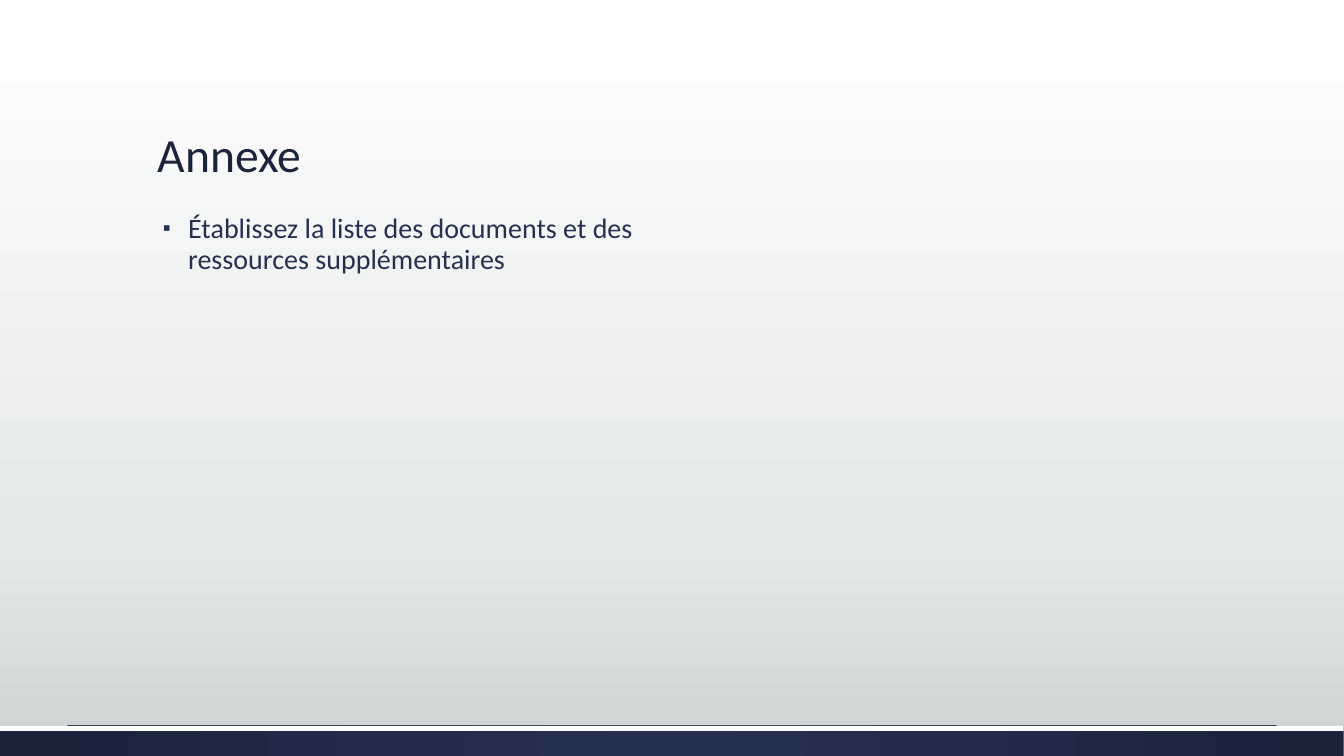
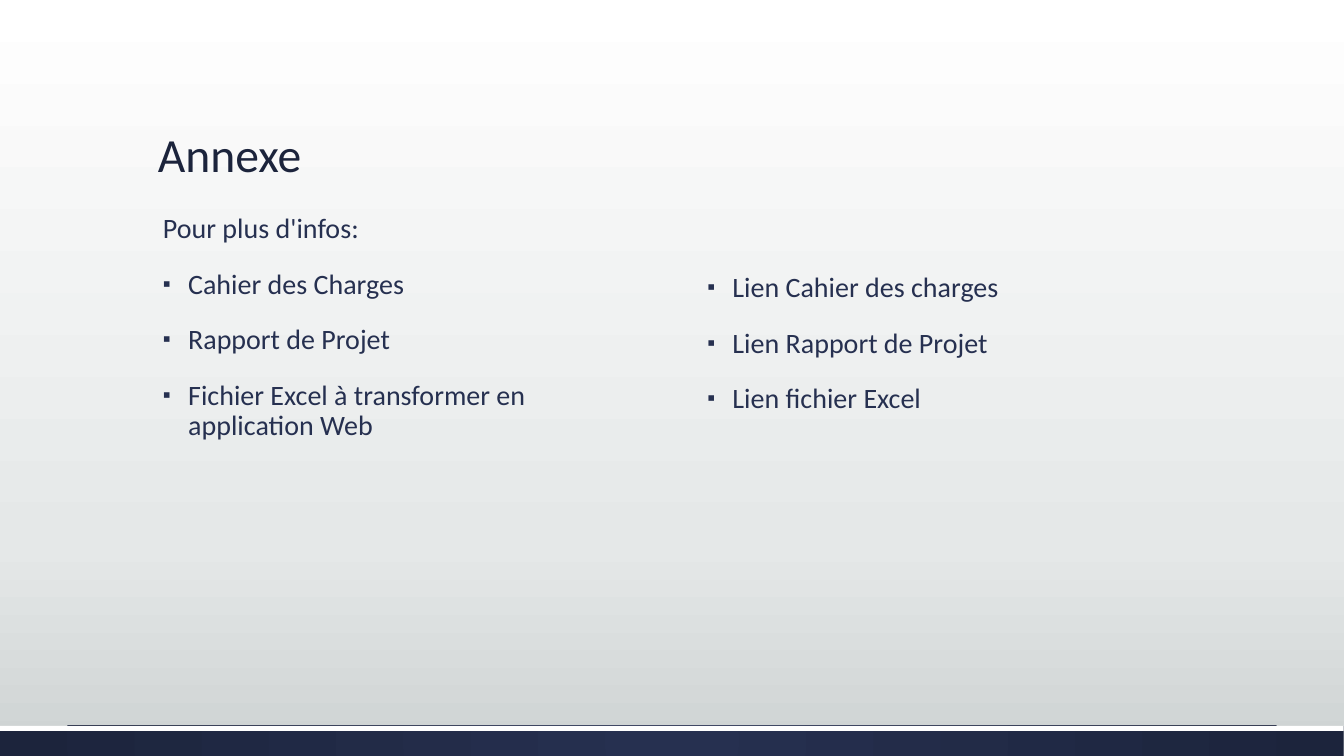
Before and after one commit to Lvoy/PROJET, a slide deck: slide 14 of production/documentation/Projet GesProj2.pptx. Drawn at 1344x756 pixels with LibreOffice and Linux fonts; fonts in the diff are those of the drawing. Boxes give left, top, right and bottom in pixels: in the first picture for what was removed or moved away, otherwise in the second. Text is boxed around its words. In the diff, an @@ line names an element or a change of style, - is before the commit and + after.

```diff
--- a/production/documentation/Projet GesProj2.pptx
+++ b/production/documentation/Projet GesProj2.pptx
@@ text at box(163, 218, 525, 440): text changed @@
-▪ Établissez la liste des documents et des ressources supplémentaires
+Pour plus d'infos:
+▪ Cahier des Charges
+▪ Rapport de Projet
+▪ Fichier Excel à transformer en application Web
@@ text added at box(732, 277, 998, 408), 20 pt, text #263050 @@
+▪ Lien Cahier des charges
+▪ Lien Rapport de Projet
+▪ Lien fichier Excel
```
Also in this commit, not shown: 5 other slides changed, 8 slides added, 8 slides removed.
